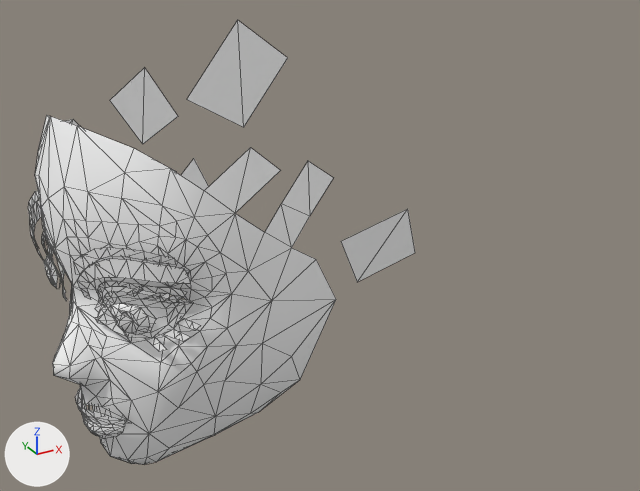
The FBX model Data/DemoTest/head/head.fbx, before and after one commit.
One viewpoint serves both versions: a 50 mm lens placed at (-0.033, -0.373, 0.218), pointed at (0.208, 0.065, -0.001). Arrows for +X, +Y and +Z are at lower left; the lights stay in place. Mesh edges are drawn as thin lines.

In view in the first picture: 'xxx:head1'.
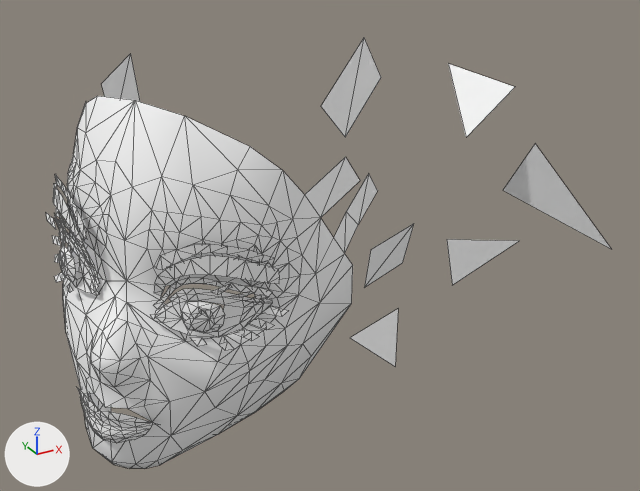
Pixel boxes [x1, y1, x2, y2] of what changed, in the pictures (640 x 491 px):
'xxx:head1', reshaped, turned: before [28, 20, 415, 464]; after [46, 38, 611, 468]
part 1 of me_xxx_head1, added: after [262, 306, 288, 317]
part 2 of me_xxx_head1, built on: before [53, 306, 168, 386]; after [46, 213, 244, 387]
part 3 of me_xxx_head1, added: after [350, 64, 611, 366]

What the commit changed:
me_xxx_head1 is used by ob_xxx_head1; location (0.1561, 0.0919, 0.0214); rotation (1.571, 0.0, -1.32), in degrees (90, 0, -76); scale (0.0109, 0.0109, 0.0109).
Verts and faces of me_xxx_head1; kept vertices keep their numbers, new ones are numbered from 711.
Before the commit, vertices of me_xxx_head1: 0 (0.6, -4.7, 11.2) at pixel (52, 363), 2 (0.7, -5.3, 11.2) at pixel (53, 375), 59 (-0.6, -5.6, 10.0), 68 (-0.1, -5.4, 10.8), 69 (-0.1, -4.8, 10.7) at pixel (55, 354).
Before the commit, vertices of me_xxx_head1: 129 (1.8, -5.5, 10.1) at pixel (87, 379), 133 (1.3, -4.7, 10.7) at pixel (69, 365), 138 (1.4, -5.4, 10.8) at pixel (69, 378), 710 (5.2, -1.6, 8.0) at pixel (156, 318).
me_xxx_head1 had 711 vertices, 983 faces and spanned x -8.0..9.4, y -12.0..11.7, z -5.5..11.2.
me_xxx_head1 now has 749 vertices, 1001 faces and spans x -11.8..19.8, y -12.0..11.7, z -9.1..10.8.
me_xxx_head1 part 1: the loose piece of 6 vertices spanning x 5.9..7.0, y -2.0..-1.5, z 6.8..7.3 is copied, and the copy is multiplied about its middle by the matrix ((0.976, -0.217, -0.01), (0.216, 0.972, -0.091), (0.03, 0.086, 0.996)), then moved by (0.5, 0.8, -0.1); it spans x 6.4..7.5, y -1.2..-0.8, z 6.7..7.2.
Part 2, on me_xxx_head1:
Vertex 0 moves to (0.6, -4.7, 10.8), pixel (100, 358).
Vertex 2 moves to (0.7, -5.3, 10.8), pixel (99, 371).
Vertex 59 moves to (-0.6, -5.6, 9.8), pixel (90, 358).
Vertex 68 moves to (-0.1, -5.3, 10.5), pixel (91, 363).
Vertex 69 moves to (-0.2, -4.7, 10.5), pixel (91, 351).
Vertex 129 moves to (1.8, -5.5, 9.8), pixel (131, 376).
Vertex 133 moves to (1.3, -4.6, 10.3), pixel (120, 360).
Vertex 138 moves to (1.3, -5.3, 10.4), pixel (116, 373).
Vertex 710 moves to (4.9, -1.7, 8.3).
New vertex 729 is at (3.9, -2.9, 8.9), pixel (189, 337).
New vertex 730 is at (4.2, -3.3, 8.7), pixel (197, 346).
New vertex 731 is at (4.3, -2.8, 8.6), pixel (202, 337).
New vertex 732 is at (4.6, -3.1, 8.5), pixel (206, 344).
New vertex 733 is at (-5.6, -1.4, 7.0), pixel (56, 229).
New vertex 734 is at (-5.9, -0.9, 6.9), pixel (53, 218).
New vertex 735 is at (-6.0, -1.3, 6.8), pixel (51, 225).
New vertex 736 is at (-6.3, -0.9, 6.7), pixel (49, 215).
New vertex 737 is at (-6.5, -1.3, 6.6), pixel (47, 220).
New vertex 738 is at (-6.7, -0.9, 6.5), pixel (45, 212).
New vertex 739 is at (-2.8, -3.1, 8.8), pixel (73, 290).
New vertex 740 is at (-3.3, -3.1, 8.5), pixel (69, 283).
New vertex 741 is at (-3.1, -3.4, 8.6), pixel (69, 292).
New vertex 742 is at (-3.5, -3.3, 8.3), pixel (67, 286).
New faces: (729, 730, 731), (730, 732, 731), (733, 734, 735), (734, 736, 735), (735, 736, 737), (736, 738, 737).
New faces: (739, 740, 741), (740, 742, 741).
Part 3, on me_xxx_head1:
New vertex 711 is at (11.5, 1.5, -4.4), pixel (446, 239).
New vertex 712 is at (12.4, -1.2, -5.3), pixel (452, 285).
New vertex 713 is at (15.1, 2.4, -5.8), pixel (519, 240).
New vertex 714 is at (14.7, 8.4, -2.3), pixel (535, 143).
New vertex 715 is at (13.4, 4.9, -5.3), pixel (502, 190).
New vertex 716 is at (19.8, 4.7, -1.9), pixel (611, 249).
New vertex 717 is at (10.5, -2.4, -2.0), pixel (398, 308).
New vertex 718 is at (9.5, -2.9, 2.6), pixel (349, 337).
New vertex 719 is at (11.2, -5.7, -2.0), pixel (395, 366).
New vertex 720 is at (13.1, 10.8, -1.4), pixel (515, 86).
New vertex 721 is at (9.0, 10.7, -3.8), pixel (448, 63).
New vertex 722 is at (11.5, 7.8, -1.1), pixel (466, 137).
New faces: (711, 712, 713), (714, 715, 716), (717, 718, 719), (720, 721, 722).
Object 'xxx:head1' (ob_xxx_head1) turns from (90, 0, -76) to (82, 11, -54) degrees about x, y and z.
